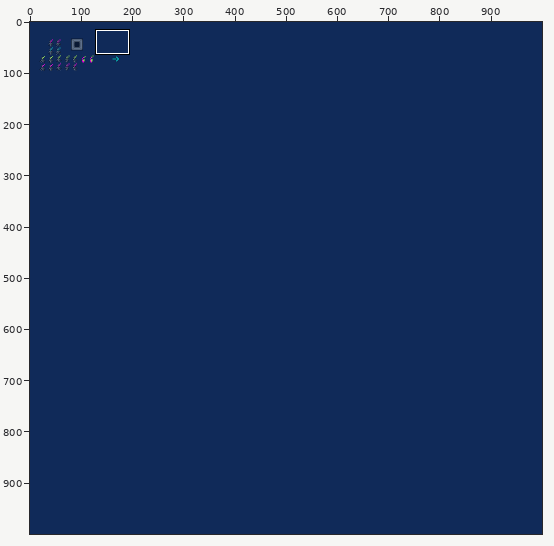
Edited in one commit: pixel-art file (sprites/tilemap.ase). The picture above shows the old version from afar; the outline marks the close-up.
Close-up. First the earlier version:
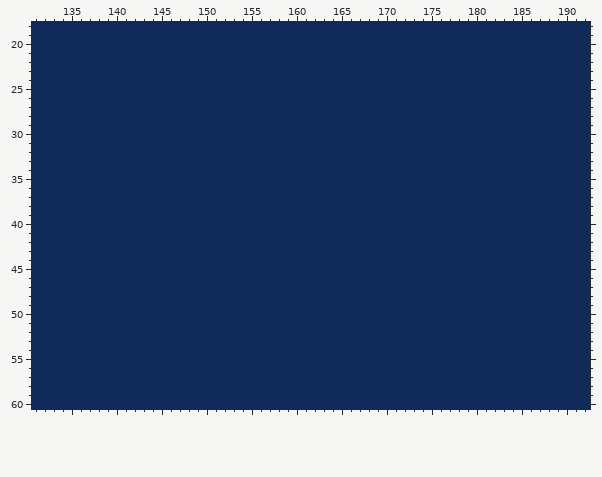
1000x1000 pixels, 1 frame. Shown: x 131..192, y 18..60.
New version:
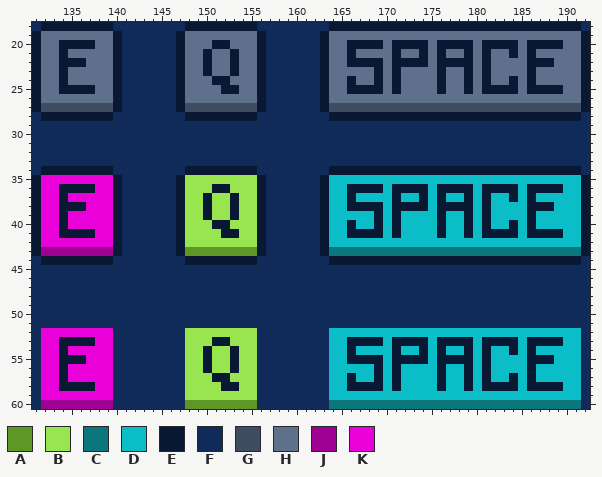
Palette (. is transparent): A #5d9726  B #99e550  C #0b767c  D #0abdc6  E #091833  F #102a59  G #3f4d61  H #5e708b  J #9e0093  K #ea00d9
The edit:
Changed rows in their new state; - is an unchanged pixel.
Layer "Layer 2":
first column x 131:
18 -EEEEEEEE--------EEEEEEEE--------EEEEEEEEEEEEEEEEEEEEEEEEEEEE-
19 EHHHHHHHHE------EHHHHHHHHE------EHHHHHHHHHHHHHHHHHHHHHHHHHHHHE
20 EHHEEEEHHE------EHHHEEHHHE------EHHEEEEHEEEEHEEEEHEEEEHEEEEHHE
21 EHHEHHHHHE------EHHEHHEHHE------EHHEHHHHEHHEHEHHEHEHHEHEHHHHHE
22 EHHEEEHHHE------EHHEHHEHHE------EHHEEEEHEEEEHEEEEHEHHHHEEEHHHE
23 EHHEHHHHHE------EHHEHHEHHE------EHHHHHEHEHHHHEHHEHEHHHHEHHHHHE
24 EHHEHHHHHE------EHHHEEHHHE------EHHEHHEHEHHHHEHHEHEHHEHEHHHHHE
25 EHHEEEEHHE------EHHHHEEHHE------EHHEEEEHEHHHHEHHEHEEEEHEEEEHHE
26 EHHHHHHHHE------EHHHHHHHHE------EHHHHHHHHHHHHHHHHHHHHHHHHHHHHE
27 EGGGGGGGGE------EGGGGGGGGE------EGGGGGGGGGGGGGGGGGGGGGGGGGGGGE
28 -EEEEEEEE--------EEEEEEEE--------EEEEEEEEEEEEEEEEEEEEEEEEEEEE-
first column x 131:
34 -EEEEEEEE--------EEEEEEEE--------EEEEEEEEEEEEEEEEEEEEEEEEEEEE-
35 EKKKKKKKKE------EBBBBBBBBE------EDDDDDDDDDDDDDDDDDDDDDDDDDDDDE
36 EKKEEEEKKE------EBBBEEBBBE------EDDEEEEDEEEEDEEEEDEEEEDEEEEDDE
37 EKKEKKKKKE------EBBEBBEBBE------EDDEDDDDEDDEDEDDEDEDDEDEDDDDDE
38 EKKEEEKKKE------EBBEBBEBBE------EDDEEEEDEEEEDEEEEDEDDDDEEEDDDE
39 EKKEKKKKKE------EBBEBBEBBE------EDDDDDEDEDDDDEDDEDEDDDDEDDDDDE
40 EKKEKKKKKE------EBBBEEBBBE------EDDEDDEDEDDDDEDDEDEDDEDEDDDDDE
41 EKKEEEEKKE------EBBBBEEBBE------EDDEEEEDEDDDDEDDEDEEEEDEEEEDDE
42 EKKKKKKKKE------EBBBBBBBBE------EDDDDDDDDDDDDDDDDDDDDDDDDDDDDE
43 EJJJJJJJJE------EAAAAAAAAE------ECCCCCCCCCCCCCCCCCCCCCCCCCCCCE
44 -EEEEEEEE--------EEEEEEEE--------EEEEEEEEEEEEEEEEEEEEEEEEEEEE-
first column x 132:
52 KKKKKKKK--------BBBBBBBB--------DDDDDDDDDDDDDDDDDDDDDDDDDDDD
53 KKEEEEKK--------BBBEEBBB--------DDEEEEDEEEEDEEEEDEEEEDEEEEDD
54 KKEKKKKK--------BBEBBEBB--------DDEDDDDEDDEDEDDEDEDDEDEDDDDD
55 KKEEEKKK--------BBEBBEBB--------DDEEEEDEEEEDEEEEDEDDDDEEEDDD
56 KKEKKKKK--------BBEBBEBB--------DDDDDEDEDDDDEDDEDEDDDDEDDDDD
57 KKEKKKKK--------BBBEEBBB--------DDEDDEDEDDDDEDDEDEDDEDEDDDDD
58 KKEEEEKK--------BBBBEEBB--------DDEEEEDEDDDDEDDEDEEEEDEEEEDD
59 KKKKKKKK--------BBBBBBBB--------DDDDDDDDDDDDDDDDDDDDDDDDDDDD
60 JJJJJJJJ--------AAAAAAAA--------CCCCCCCCCCCCCCCCCCCCCCCCCCCC
